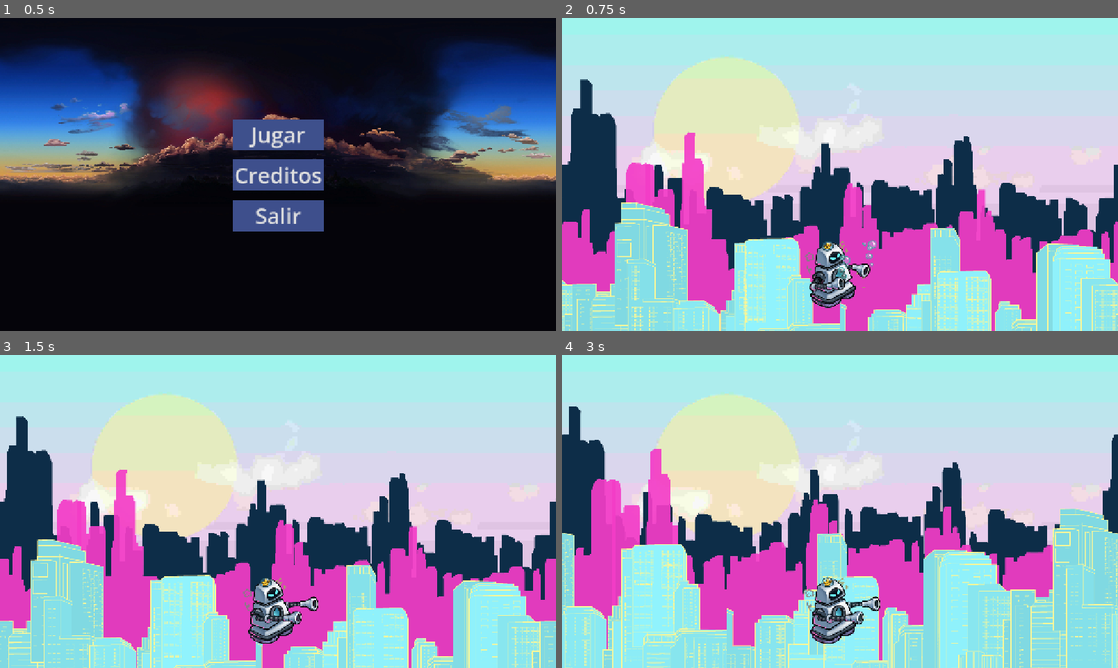
Above: before the commit, frames 1-4 (two rows, left to right).
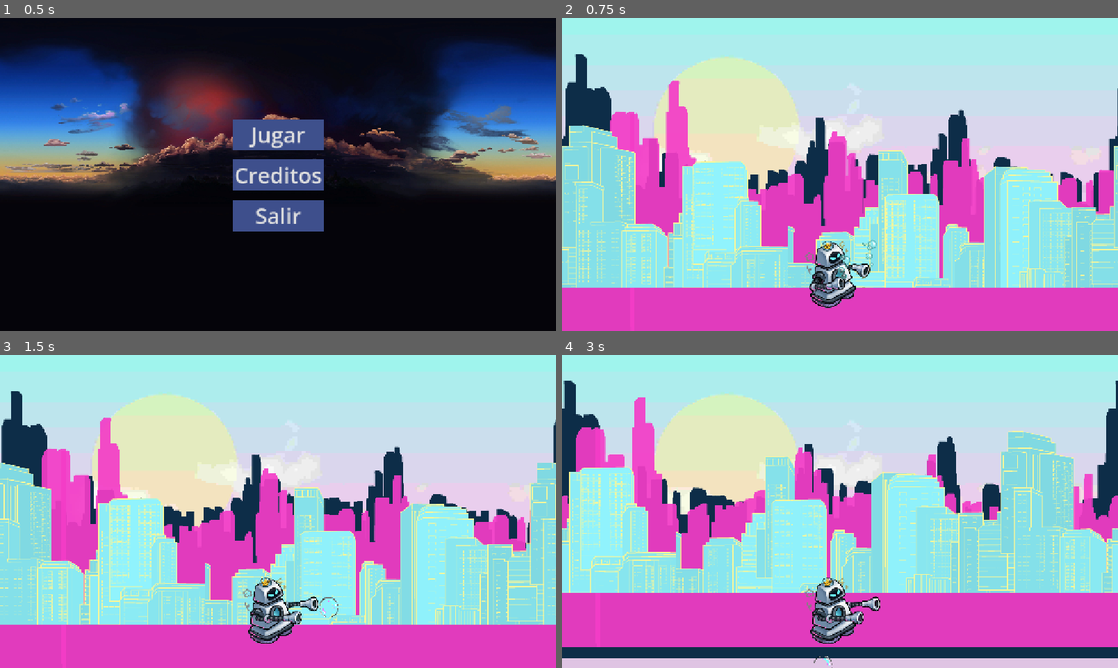
Above: after the commit, the same moments.

Repository: asdrome/bubbletron
Game: Godot game, scene res://Escenas/main.tscn
Same seed, same stepped clock (60 frames per second), same inputs: the game is played once before the commit and once after it.
Inputs (mouse positions are in pixels of both pictures, inside the frame that each line leads up to):
- Up to frame 1 (0.5 s): no input
- Up to frame 2 (0.75 s): click "Jugar" at 0.5 s
- Up to frame 3 (1.5 s): move the mouse to (400, 495) at 1.27 s; press the mouse at (400, 495) at 1.28 s; hold D (right) from 1.28 s (still down)
- Up to frame 4 (3 s): move the mouse to (728, 527) at 2.02 s; release D (right) at 2.03 s; release the mouse at (728, 527) at 2.03 s; hold S (down) 2.03-2.78 s; tap Shift (spin) at 2.1 s; move the mouse to (895, 442) at 2.77 s; press the mouse at (895, 442) at 2.78 s; hold D (right) from 2.78 s (still down)

Frame 1 is identical in both runs. In frame 2, 48% of the frame differs, in the area x 0-100%, y 11-100%; in frame 3, 49%; in frame 4, 55%, in the area x 0-100%, y 8-100%.

Commit message:
Corregido disparo burbuja y posicion de jugador
Redimensionado burbuja al 75%
Jugador centrado en el viewport

Diff:
--- a/Escenas/Escenarios/Dia.tscn
+++ b/Escenas/Escenarios/Dia.tscn
@@ -11,6 +11,7 @@
 script = ExtResource("1_4rv1k")
 
 [node name="BubbleBot" parent="." instance=ExtResource("1_37t85")]
+position = Vector2(120, 592)
 
 [node name="ParallaxBackground" type="ParallaxBackground" parent="."]
 
--- a/Escenas/Personajes/disparo_burbuja.gd
+++ b/Escenas/Personajes/disparo_burbuja.gd
@@ -5,7 +5,7 @@
 
 func _physics_process(delta: float) -> void:
 	translate(movement_vector * speed * delta)
-	position.y += sin(position.x * delta) * randi()
+	position.y += sin(position.x * delta) * (randi() % 10 + 5)
 
 
 func _on_timer_timeout() -> void:
--- a/Escenas/Personajes/disparo_burbuja.tscn
+++ b/Escenas/Personajes/disparo_burbuja.tscn
@@ -4,7 +4,7 @@
 [ext_resource type="Script" uid="uid://dne5egkfbvql5" path="res://Escenas/Personajes/disparo_burbuja.gd" id="1_s5f7f"]
 
 [sub_resource type="CircleShape2D" id="CircleShape2D_p4n00"]
-radius = 31.4006
+radius = 24.0
 
 [node name="Disparo Burbuja" type="Area2D"]
 script = ExtResource("1_s5f7f")
@@ -14,6 +14,7 @@
 
 [node name="Sprite2D" type="Sprite2D" parent="."]
 texture_filter = 1
+scale = Vector2(0.75, 0.75)
 texture = ExtResource("1_p4n00")
 
 [node name="Timer" type="Timer" parent="."]
